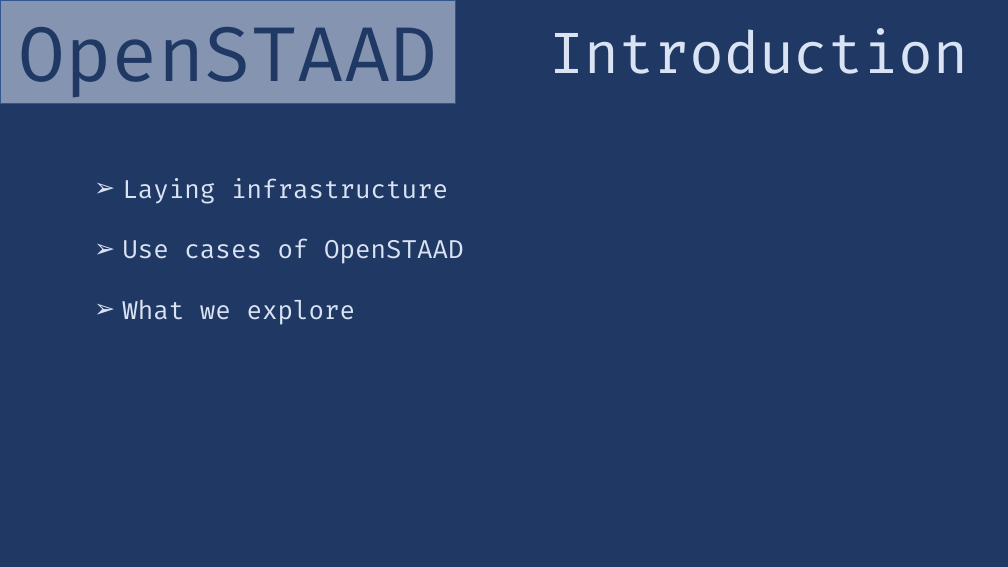
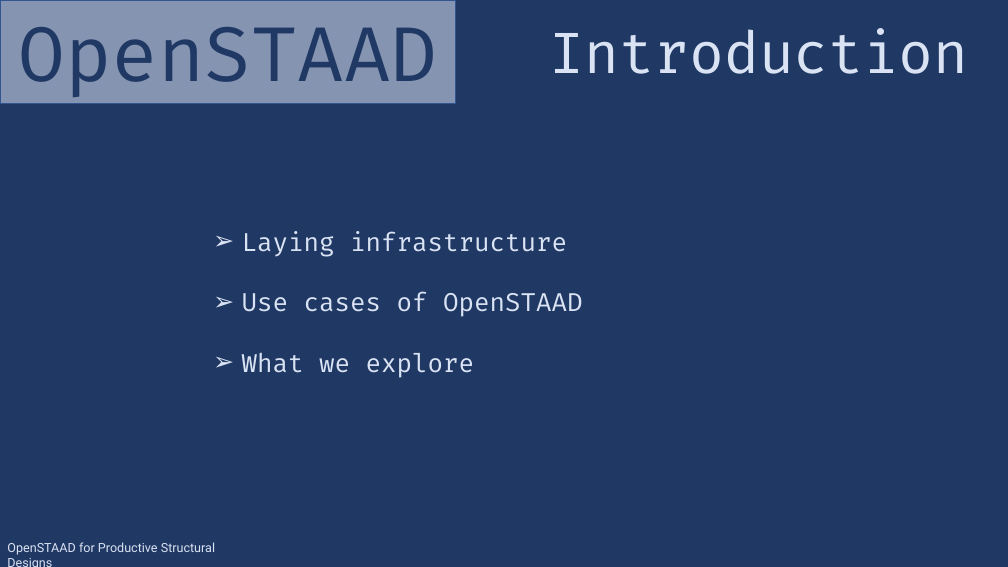
Before and after one commit to SRinvented/my-tutorials, a slide deck: slide 11 of OpenSTAAD/Master Slide.pptx. Drawn at 1008x567 pixels with LibreOffice and Linux fonts; fonts in the diff are those of the drawing; background and template pictures are left out. Boxes give left, top, right and bottom in pixels: in the first picture for what was removed or moved away, otherwise in the second. Text is boxed around its words. In the diff, an @@ line names an element or a change of style, - is before the commit and + after.

```diff
--- a/OpenSTAAD/Master Slide.pptx
+++ b/OpenSTAAD/Master Slide.pptx
@@ text "Laying infrastructure" moved from (x1=122, y1=178, x2=464, y2=325) to (x1=242, y1=231, x2=583, y2=378) @@
@@ text added at (x1=7, y1=542, x2=215, y2=555), 12 pt, text #DAE3F3 @@
+OpenSTAAD for Productive Structural Designs
```
Also in this commit, not shown: 9 other slides changed, 1 slide added, 1 slide removed.
